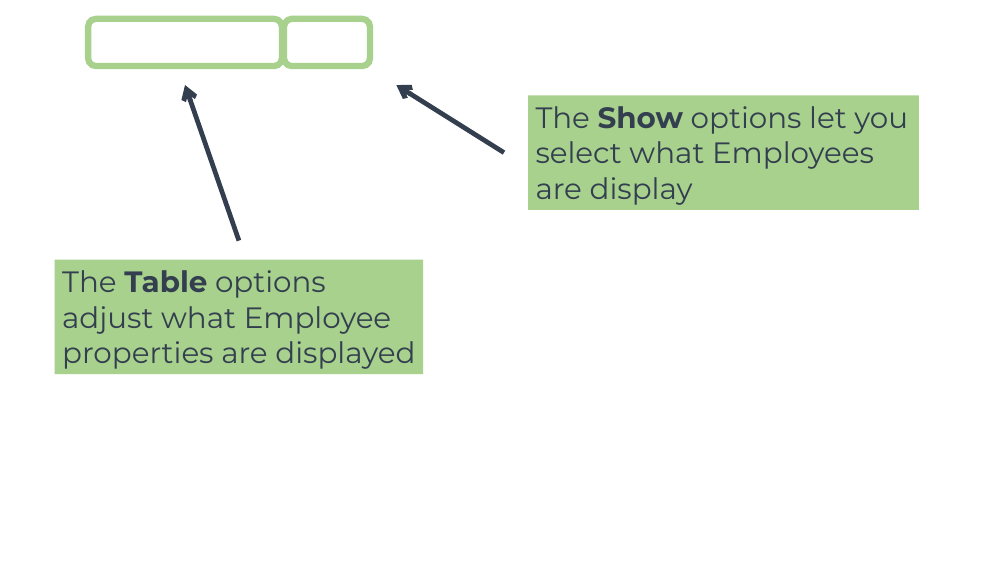
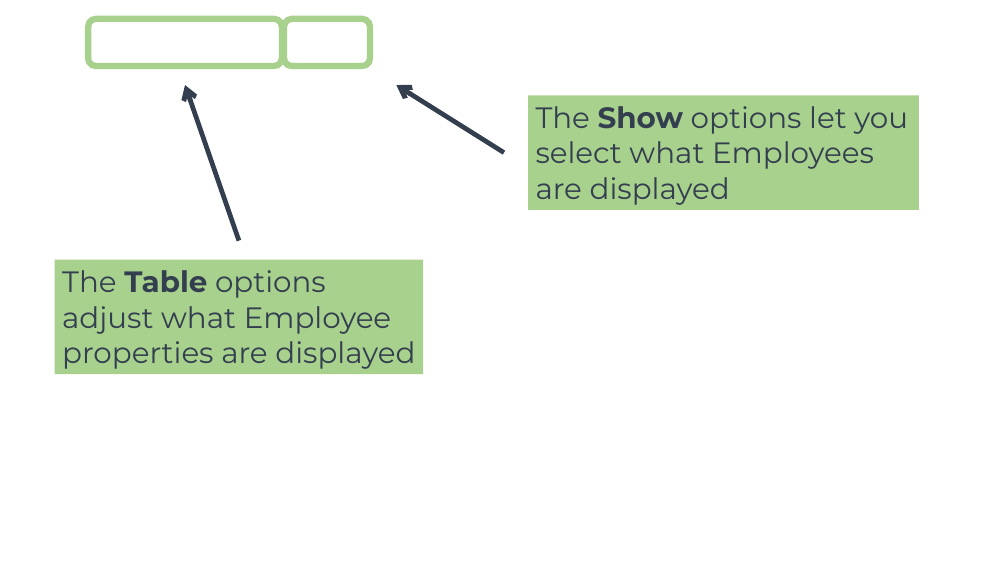
Before and after one commit to joshuawootonn/time-track, a slide deck: slide 6 of Instructions/Admin Presentation.pptx. Drawn at 1008x567 pixels with LibreOffice and Linux fonts; fonts in the diff are those of the drawing; background and template pictures are left out. Boxes give left, top, right and bottom in pixels: in the first picture for what was removed or moved away, otherwise in the second. Text is boxed around its words. In the diff, an @@ line names an element or a change of style, - is before the commit and + after.

```diff
--- a/Instructions/Admin Presentation.pptx
+++ b/Instructions/Admin Presentation.pptx
@@ text in rectangle at (x1=536, y1=106, x2=908, y2=205): text changed @@
-The Show options let you select what Employees are display
+The Show options let you select what Employees are displayed
```
Also in this commit, not shown: 11 other slides changed, 1 slide removed, 7 other files.
